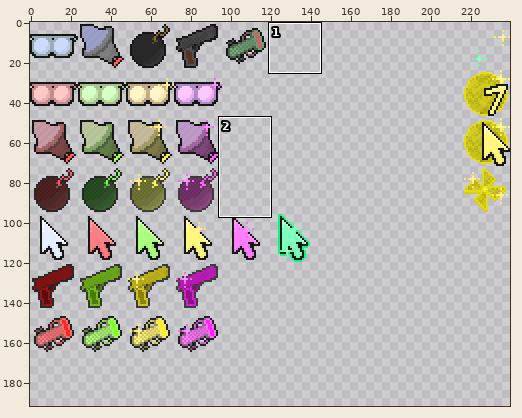
Sprite sheet, stored at SMS_upgSheet.png. The picture above shows the old version from afar; the outline marks the close-up.
Close-up. Before the edit:
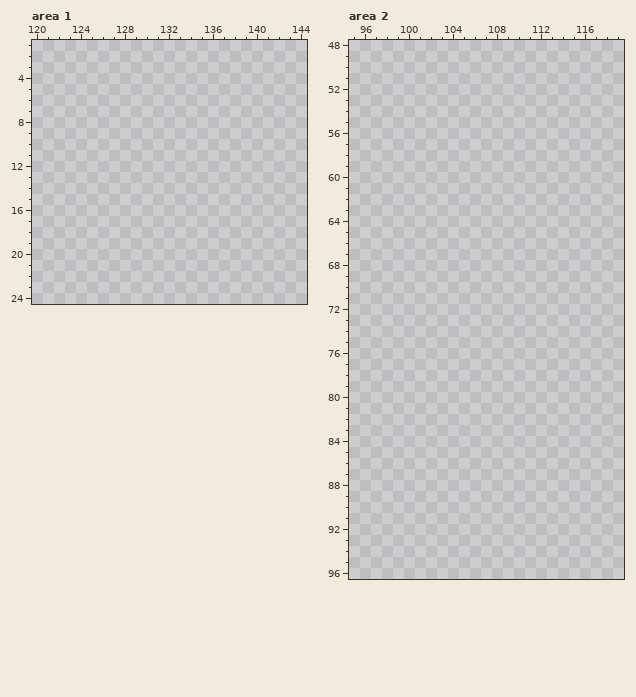
The file is 480x336 pixels, drawn in blocks of 2x2; one block is one cell here. Colours within 5 levels of each other are drawn and written as one. Shown: area 1: x 120..144, y 1..24; area 2: x 95..119, y 48..96. The old version is drawn lined up with the new one, on the new canvas. The commit also changed other parts of the picture, which this record leaves out.
After:
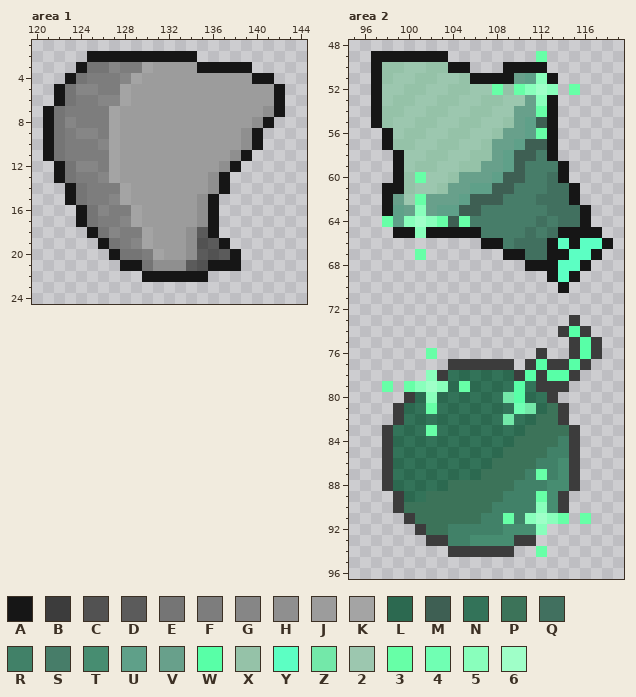
Palette (. is transparent): A #161616  B #3c3c3c  C #525252  D #5b5b5b  E #757575  F #7d7d7d  G #868686  H #8f8f8f  J #9c9c9c  K #a4a4a4  L #2c6950  M #3e5f53  N #337359  P #3c7359  Q #41705f  R #418168  S #477d69  T #478d71  U #5fa089  V #68a08b  W #58ffa7  X #95c2a8  Y #5cffc3  Z #73e8a9  2 #9cc7af  3 #67ffa7  4 #70ffb3  5 #89ffbc  6 #9fffc8
Difference:
canvas 240x168 -> 240x192
Changed rows in their new state; - is an unchanged pixel.
Area 1:
first column x 121:
 2 ----AAAAAAAAAA--------
 3 ---AEEGFFKJJJJAAAAA---
 4 --AEFFFGKJJJJJJJJJJAA-
 5 -AEGGFFKJJJJJJJJJJJJJA
 6 -AEFFGGKJJJJJJJJJJJJJA
 7 AEFFFFKJJJJJJJJJJJJJHA
 8 AEGFFFKJJJJJJJJJJJJHA-
 9 AEFGGFKJJJJJJJJJJJHA--
10 AEFFFGKJJJJJJJJJJJHA--
11 AEFFFFKJJJJJJJJJJHA---
12 -AEGGFKJJJJJJJJJHA----
13 -AEFFGKJJJJJJJJHA-----
14 --AEFFFKJJJJJJJHA-----
15 --AEFFGKJJJJJJHA------
16 ---AEGFFKJJJJJHA------
17 ---AEFFGKJJJJJHA------
18 ----AEGFFKJJJHDA------
19 -----AEFGKJJJHCDA-----
20 ------AEEFKJJHDCDA----
21 -------AAEHHHDCAAA----
22 ---------AAAAAA-------
Area 2:
first column x 97:
49 AAAAAAA--------3------
50 AXX22XXAA---AAAA------
51 AX22XX22XAAAAVU5A-----
52 A22XX22XX223X3565-3---
53 A2XX22XX22XX22V5A-----
54 AXX22XX22XX22VV3A-----
55 AX22XX22XX22XVUMA-----
56 -A2XX22XX22XVVU3A-----
57 -AXX22XX22XVVUMMA-----
58 --A22XX22XXVUMMSA-----
59 --A2XX22XXVVUMSSSA----
60 --AX322XVVVUMMSSQA----
61 -AAX22XVVUUMMSSSQQA---
62 -AV23VVVUMMMSSSQQQA---
63 -AUV5VUUMMSSSSSSQQQA--
64 -3U5653M3SSSSSSQSQQA--
65 --AA5AAAAASSSSQSQAAAA-
66 ----------AASQQQAYAYYA
67 ----3-------AAQQAAYYA-
68 --------------AAAYYA--
69 ----------------AYA---
70 -----------------A----
73 ------------------B---
74 -----------------BWB--
75 ------------------BWB-
76 -----3---------B--BWB-
77 -------BBBBBB-BWBBWB--
78 -----5BNLNLNLBWBWWB---
79 -3-3565L3LNLNWNBBB----
80 ---BL5LNLNLNZWLNB-----
81 --BLN3NLNLNLN4ZLPB----
82 --BNLNLNLNLNZNLPPB----
83 -BNLN3NLNLNLNLPPPPB---
84 -BLNLNLNLNLNLPPPPRB---
85 -BNLNLNLNLNLPPPPRRB---
86 -BLNLNLNLNLPPPPRRTB---
87 -BNLNLNLNLPPPPR3RTB---
88 -BLNLNLPPPPPPRRRTTB---
89 --BLNPPPPPPPRRR3TB----
90 --BPPPPPPPPRRRR5TB----
91 ---BPPPPPPRR3R5653-3--
92 ----BPPRRRRRTTT5------
93 -----BBRRTTTTBB-------
94 -------BBBBBB--3------
